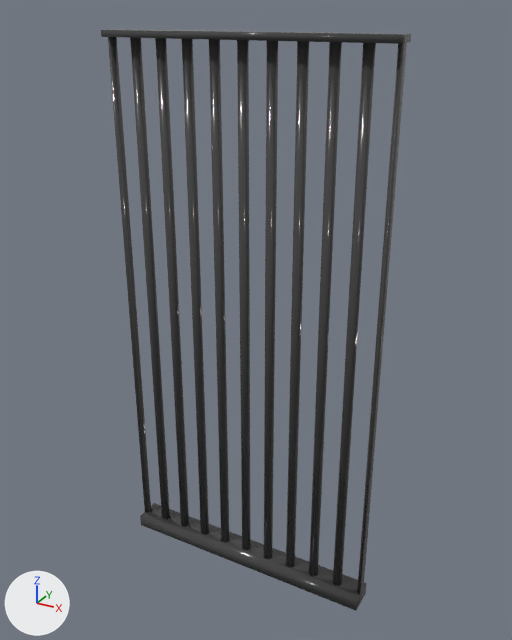
Renders of the FBX model CODES/Main/Evasion/Evasion/EvasionContent/Models/barreaux.fbx from each side of a commit.
Rendered twice from a camera (50 mm lens) standing at (0.0227, -0.0396, 0.0412) and looking at (0.0005, 0.0008, 0.021). Every picture has the same lights, and +X, +Y and +Z are marked at lower left. Where no turn or scale is listed for an object, it has been applied to the vertices.
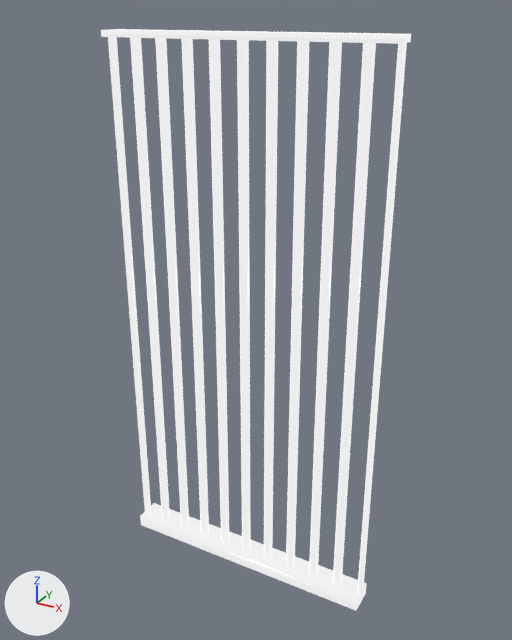
Where the change shows, as pixel boxes [x1, y1, x2, y2] in the pictures (512 x 640 px):
'Cube', recoloured, surface changed
    both: [101, 29, 411, 611]

The change, as a list of edits to the scene's bpy script:
```text
Change mat_none__untitled:
    add mat_none__untitled.emission_color = (0.8, 0.8, 0.8)  # white #e7e7e7
    add mat_none__untitled.emission_strength = 1.0
```
